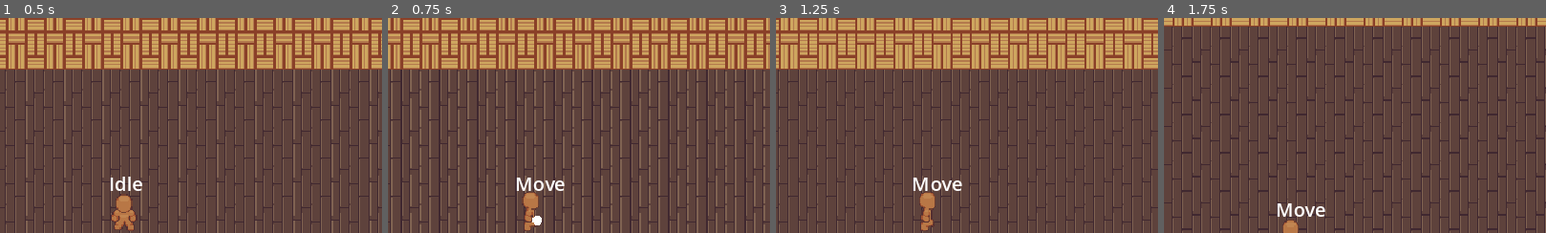
Above: before the commit, frames 1-4 (left to right).
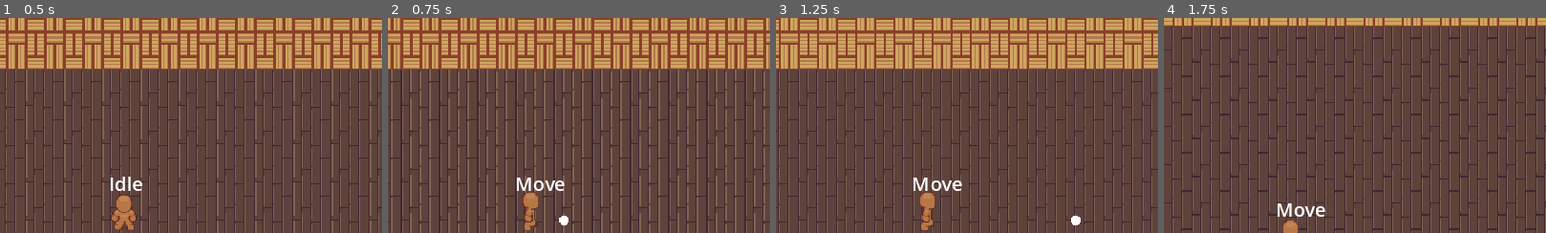
Above: after the commit, the same moments.

Repository: ajcar110/ARPG-Char-Control
Game: Godot game, scene res://game_master.tscn
The game is run twice, just before and just after one commit, with the same random seed, the same clock (stepped at 60 frames per second) and the same inputs.
Inputs:
- Up to frame 1 (0.5 s): no input
- Up to frame 2 (0.75 s): hold D (move_right) from 0.53 s (still down); tap Q (ability1) at 0.6 s
- Up to frame 3 (1.25 s): keep holding D (move_right)
- Up to frame 4 (1.75 s): release D (move_right) at 1.28 s; hold S (move_down) from 1.28 s (still down); tap F (atk) at 1.35 s
The pictures show only the part of the screen within x 34-84%, y 4-54%; the shares and areas given below are measured in that part.

Frame 1 is identical in both runs. In frame 2, 0.2% of the frame differs, in the area x 37-48%, y 92-97%; in frame 3, less than 0.1%; in frame 4, nothing differs.

Commit message:
changed comments

Diff:
--- a/Abilities/Shoot/Projectile/BaseProjectile.gd
+++ b/Abilities/Shoot/Projectile/BaseProjectile.gd
@@ -5,7 +5,6 @@
 #speed is a factor of 32 pixels covered in 1 sec ---- ex: speed 1 = 32 , speed 3 = 96
 @export var speed = 1
 @export var damage = 5
-#range calculated as physics frames
 @export var distance = 10
 
 var spawnpoint
--- a/Abilities/Shoot/Projectile/Projectile.tscn
+++ b/Abilities/Shoot/Projectile/Projectile.tscn
@@ -5,8 +5,7 @@
 
 [node name="Projectile" type="CharacterBody2D"]
 script = ExtResource("1_8v8et")
-speed = 4
-distance = 2
+speed = 10
 
 [node name="Sprite2D" type="Sprite2D" parent="."]
 texture = ExtResource("2_b7she")
